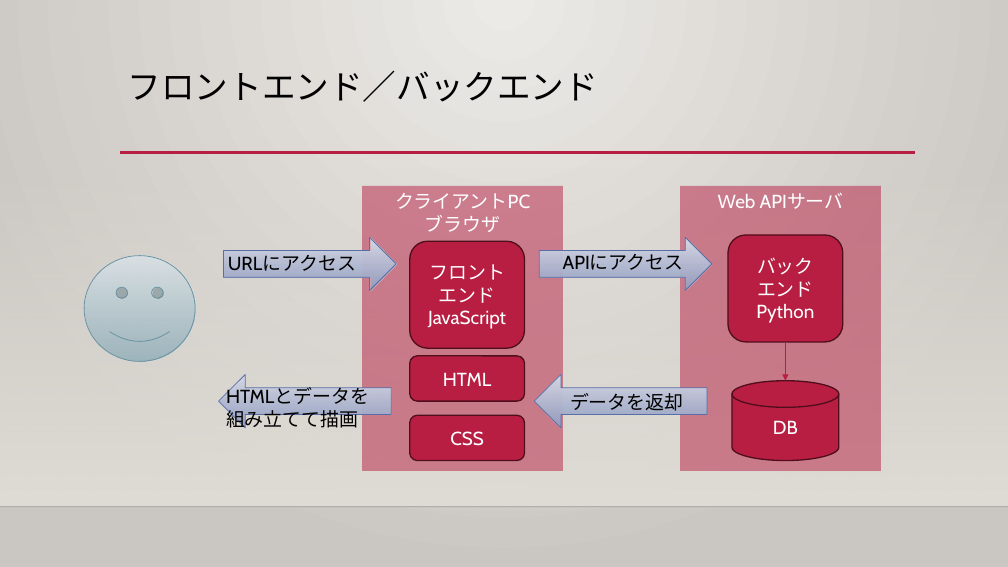
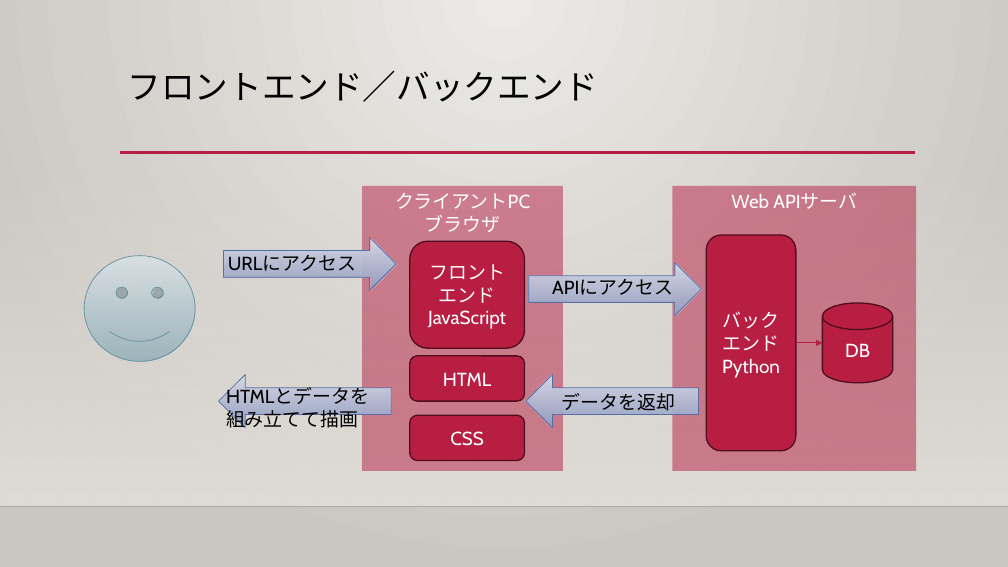
Before and after one commit to 419836/mu-psd-01, a slide deck: slide 9 of help/実践ソフトウェア開発_演習資料.pptx (slide 8 before the commit). Drawn at 1008x567 pixels with LibreOffice and Linux fonts; fonts in the diff are those of the drawing; background and template pictures are left out. Boxes give left, top, right and bottom in pixels: in the first picture for what was removed or moved away, otherwise in the second. Text is boxed around its words. In the diff, an @@ line names an element or a change of style, - is before the commit and + after.

```diff
--- a/help/実践ソフトウェア開発_演習資料.pptx
+++ b/help/実践ソフトウェア開発_演習資料.pptx
@@ rectangle "Web APIサーバ": place and size @@
-rectangle "Web APIサーバ" at box(681, 186, 882, 471)
+rectangle "Web APIサーバ" at box(673, 186, 917, 471)
@@ rounded rectangle "バック": place and size @@
-rounded rectangle "バック" at box(728, 235, 843, 342)
+rounded rectangle "バック" at box(706, 235, 796, 451)
@@ right arrow: place and size @@
-right arrow at box(539, 237, 712, 290)
+right arrow at box(529, 262, 701, 315)
@@ text "APIにアクセス": place and size @@
-text "APIにアクセス" at box(563, 254, 684, 270)
+text "APIにアクセス" at box(552, 279, 673, 295)
@@ cylinder "DB": place and size @@
-cylinder "DB" at box(732, 381, 839, 461)
+cylinder "DB" at box(823, 303, 893, 383)
@@ arrow moved from (786, 342) - (786, 381) to (796, 343) - (823, 343) @@
@@ right arrow: place and size @@
-right arrow at box(535, 374, 707, 427)
+right arrow at box(526, 374, 699, 427)
@@ text "データを返却": place and size @@
-text "データを返却" at box(570, 393, 683, 415)
+text "データを返却" at box(562, 393, 675, 415)
```
Also in this commit, not shown: 3 other slides changed, 2 slides added, 5 other files.
